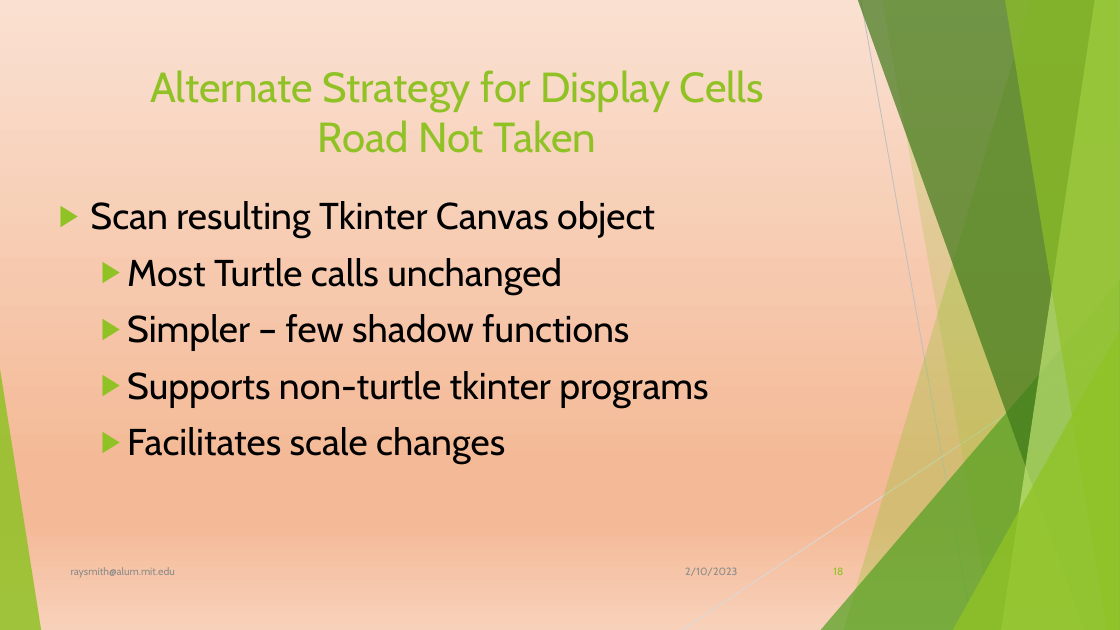
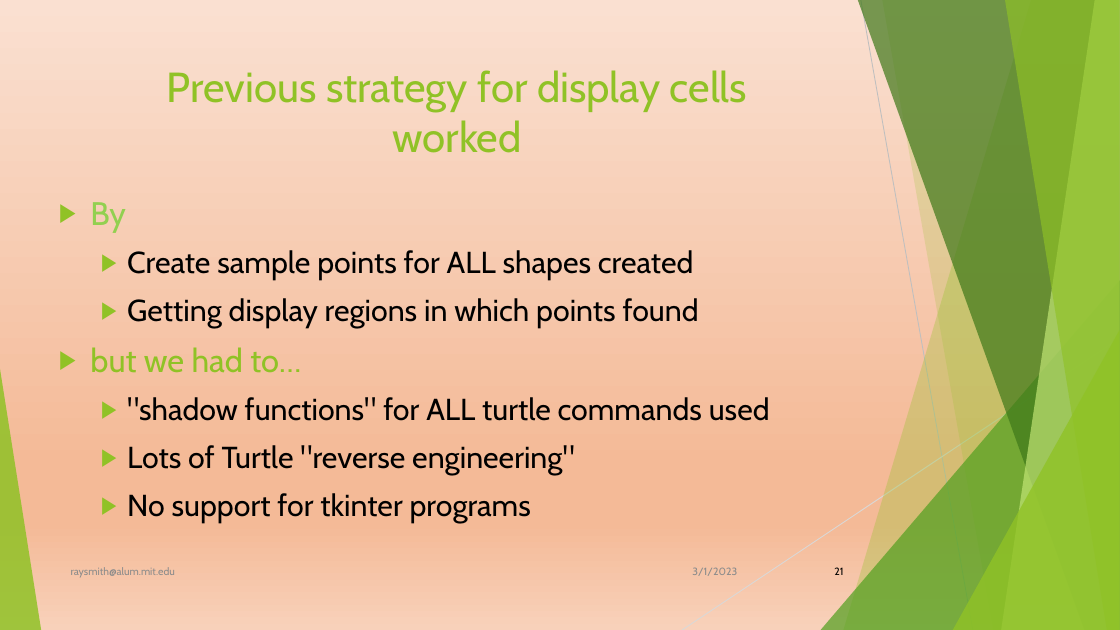
Before and after one commit to raysmith619/Introduction-To-Programming, a slide deck: slide 21 of Docs/ForTheBlind/Implementing Visually Impaired Introduction.pptx (slide 18 before the commit). Drawn at 1120x630 pixels with LibreOffice and Linux fonts; fonts in the diff are those of the drawing; background and template pictures are left out. Boxes give left, top, right and bottom in pixels: in the first picture for what was removed or moved away, otherwise in the second. Text is boxed around its words. In the diff, an @@ line names an element or a change of style, - is before the commit and + after.

```diff
--- a/Docs/ForTheBlind/Implementing Visually Impaired Introduction.pptx
+++ b/Docs/ForTheBlind/Implementing Visually Impaired Introduction.pptx
@@ title at (167,70,747,153): text changed @@
-Alternate Strategy for Display Cells
-Road Not Taken
+Previous strategy for display cells
+worked
@@ text at (90,202,770,524): text changed; size 32 to 26 pt @@
-▶ Scan resulting Tkinter Canvas object
-  ▶ Most Turtle calls unchanged
-  ▶ Simpler – few shadow functions
-  ▶ Supports non-turtle tkinter programs
-  ▶ Facilitates scale changes
+▶ By
+  ▶ Create sample points for ALL shapes created
+  ▶ Getting display regions in which points found
+▶ but we had to…
+  ▶ "shadow functions" for ALL turtle commands used
+  ▶ Lots of Turtle "reverse engineering"
+  ▶ No support for tkinter programs
@@ text at (692,567,737,576): text changed @@
-2/10/2023
+3/1/2023
@@ page number at (834,567,843,575): text changed; text colour #90C226 to #000000 @@
-18
+21
```
Also in this commit, not shown: 17 other slides changed, 7 slides added, 4 slides removed, 4 other files.
